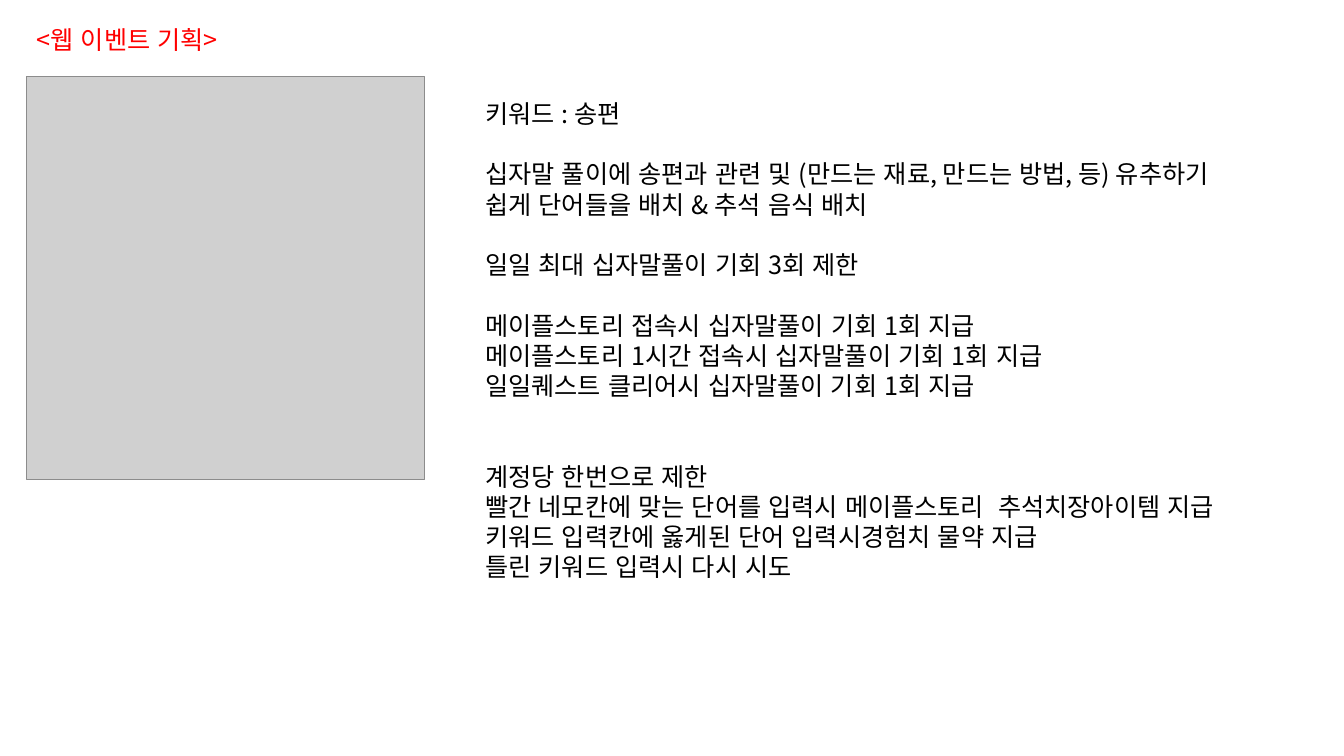
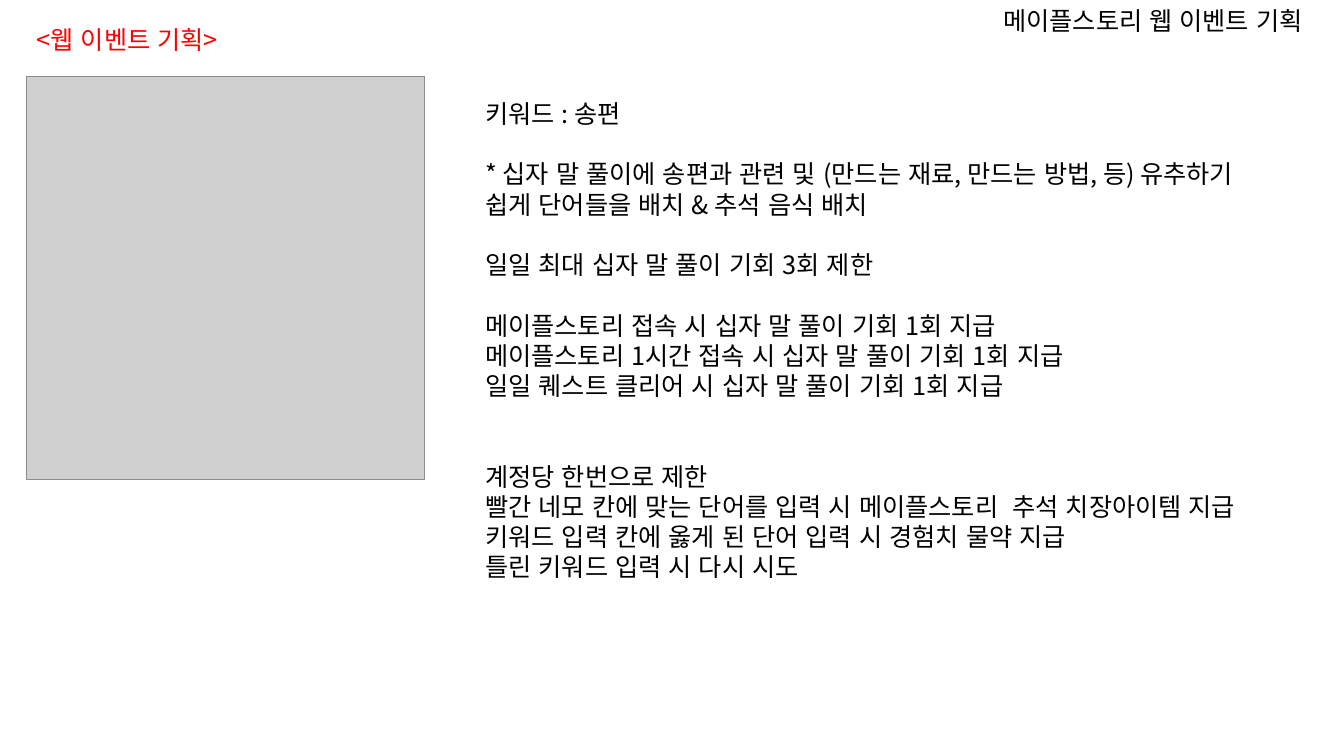
Before and after one commit to yuh2327015/event_plan, a slide deck: slide 3 of 게임이벤트기획 급조.pptx. Drawn at 1344x756 pixels with LibreOffice and Linux fonts; fonts in the diff are those of the drawing; grey boxes stand for pictures. Boxes give left, top, right and bottom in pixels: in the first picture for what was removed or moved away, otherwise in the second. Text is boxed around its words. In the diff, an @@ line names an element or a change of style, - is before the commit and + after.

```diff
--- a/게임이벤트기획 급조.pptx
+++ b/게임이벤트기획 급조.pptx
@@ text added at (1003, 9, 1302, 32), 18 pt, text #000000 @@
+메이플스토리 웹 이벤트 기획
@@ text at (485, 162, 1233, 397): text changed @@
-십자말 풀이에 송편과 관련 및 (만드는 재료, 만드는 방법, 등) 유추하기 쉽게 단어들을 배치 & 추석 음식 배치
-일일 최대 십자말풀이 기회 3회 제한
-메이플스토리 접속시 십자말풀이 기회 1회 지급
-메이플스토리 1시간 접속시 십자말풀이 기회 1회 지급
-일일퀘스트 클리어시 십자말풀이 기회 1회 지급
+* 십자 말 풀이에 송편과 관련 및 (만드는 재료, 만드는 방법, 등) 유추하기 쉽게 단어들을 배치 & 추석 음식 배치
+일일 최대 십자 말 풀이 기회 3회 제한
+메이플스토리 접속 시 십자 말 풀이 기회 1회 지급
+메이플스토리 1시간 접속 시 십자 말 풀이 기회 1회 지급
+일일 퀘스트 클리어 시 십자 말 풀이 기회 1회 지급
@@ text at (485, 495, 1235, 578): spaces changed @@
-빨간 네모칸에 맞는 단어를 입력시 메이플스토리 추석치장아이템 지급
-키워드 입력칸에 옳게된 단어 입력시경험치 물약 지급
-틀린 키워드 입력시 다시 시도
+빨간 네모 칸에 맞는 단어를 입력 시 메이플스토리 추석 치장아이템 지급
+키워드 입력 칸에 옳게 된 단어 입력 시 경험치 물약 지급
+틀린 키워드 입력 시 다시 시도
```
Also in this commit, not shown: 3 other slides changed, 9 slides added, 1 other file.
